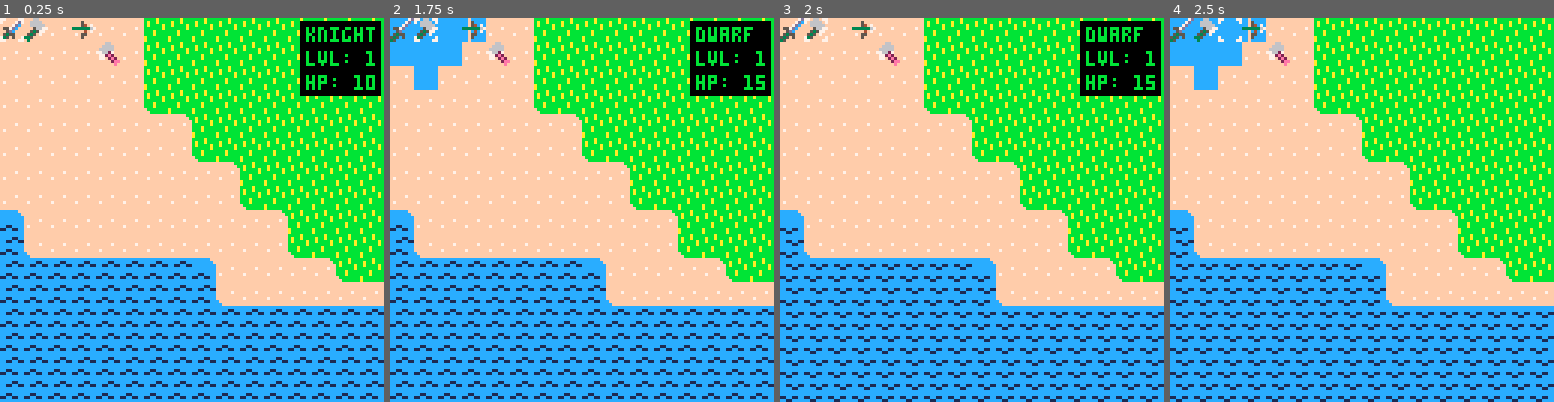
Above: before the commit, frames 1-4 (left to right).
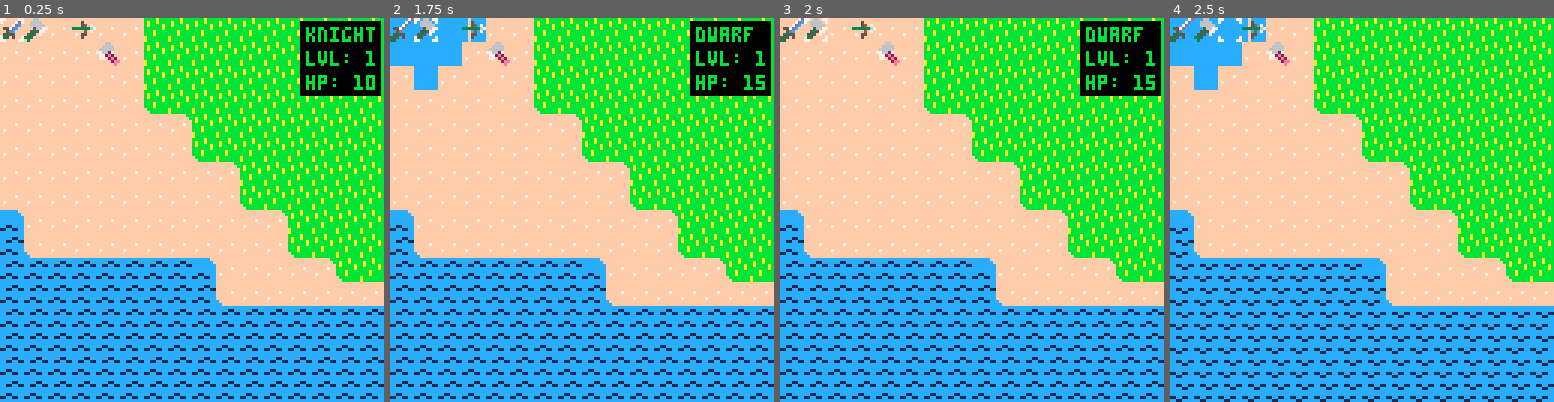
Above: after the commit, the same moments.

Repository: cstephen/PICO-8-Tactics
Game: PICO-8 cartridge tactics.p8
Same seed, same stepped clock (60 frames per second), same inputs: the game is played once before the commit and once after it.
Inputs:
- Up to frame 1 (0.25 s): no input
- Up to frame 2 (1.75 s): tap X (X key) at 0.33, 1.07 s; tap O (Z key) at 0.7, 1.7 s; hold Right from 1.6 s (still down)
- Up to frame 3 (2 s): keep holding Right; tap X (X key) at 1.85 s
- Up to frame 4 (2.5 s): release Right at 2.1 s; tap O (Z key) at 2.1 s; hold Up 2.15-2.42 s; hold Right from 2.47 s (still down)

Frames 1-2 are identical in both runs. In frame 3, 4.1% of the frame differs, in the area x 1-99%, y 53-100%; in frame 4, nothing differs.

Commit message:
Keep water animations synchronized across the map while panning around.

Diff:
--- a/tactics.p8
+++ b/tactics.p8
@@ -268,10 +268,11 @@
 
   for i=mapcorner.x, mapcorner.x + 16 do
     for j=mapcorner.y, mapcorner.y + 16 do
-      if mapanimatecounter == alternate then
+      if mapanimatecounter % alternate == 0 then
         for mapanimation in all(mapanimations) do
           for k=1, #mapanimation do
-            if mget(i, j) == mapanimation[k] then
+            if mget(i, j) == mapanimation[k]
+            and mapanimatecounter == k * alternate then
               mset(i, j, mapanimation[k % #mapanimation + 1])
               break
             end
@@ -281,7 +282,7 @@
     end
   end
 
-  if mapanimatecounter == alternate then
+  if mapanimatecounter == alternate * 2 then
     mapanimatecounter = 0
   end
 
